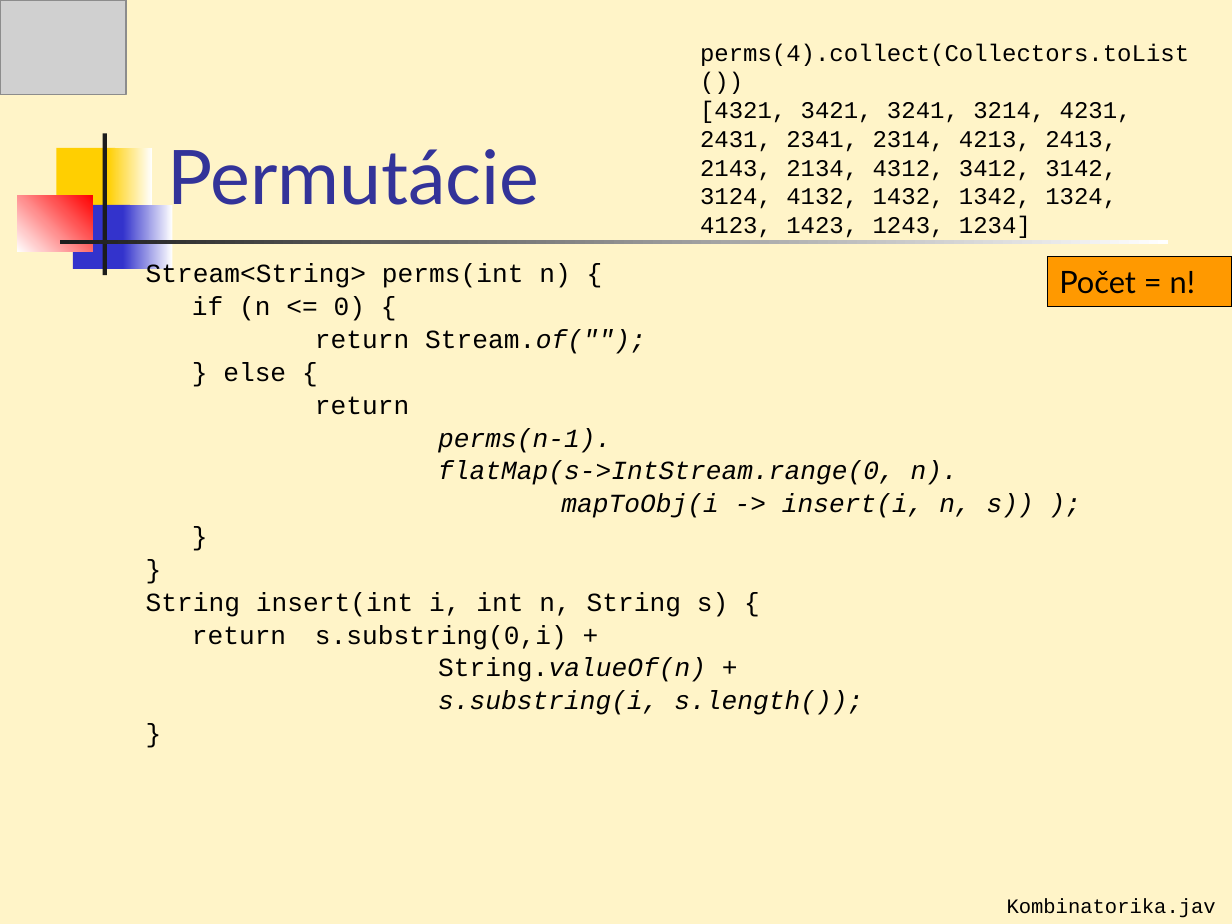
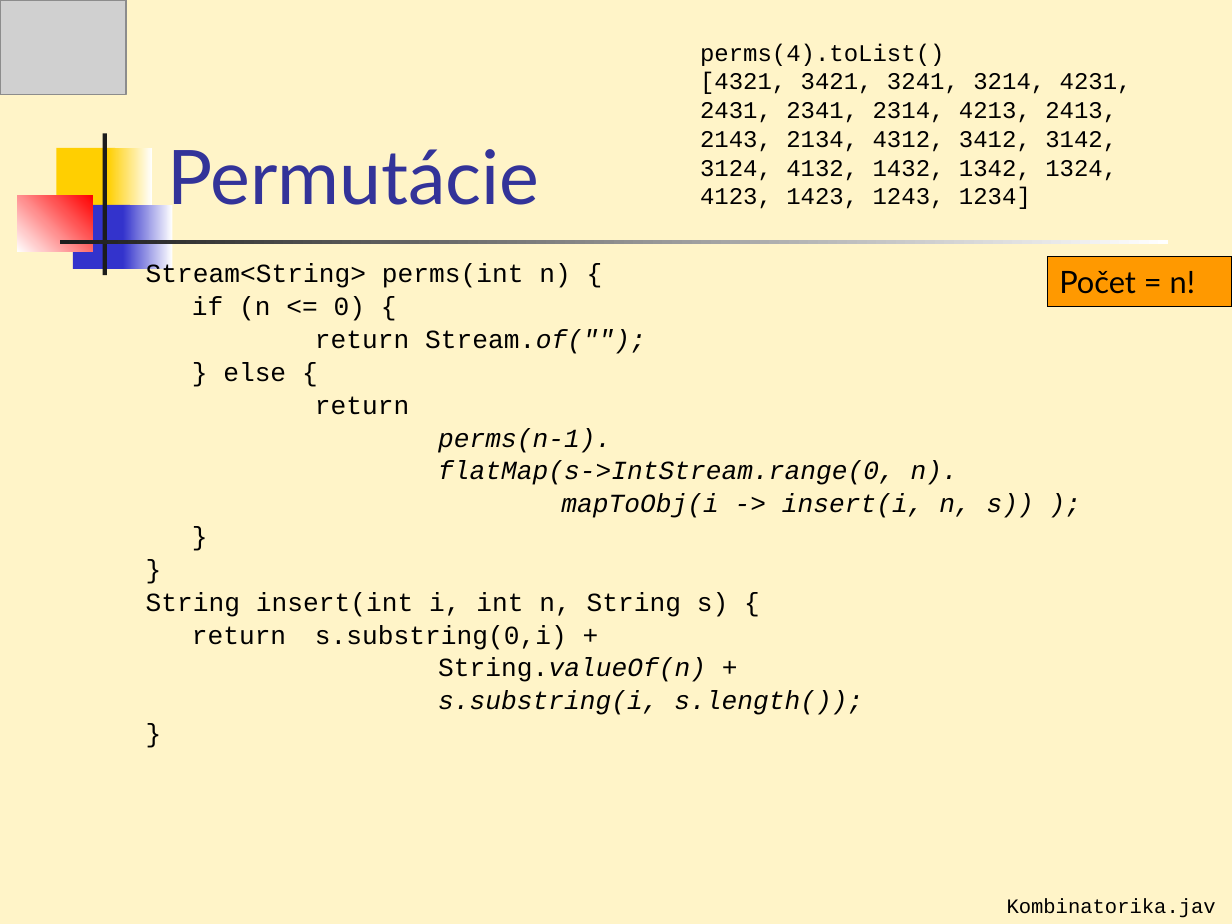
Before and after one commit to Programovanie4/Prednasky, a slide deck: slide 39 of 07/07_java.ppt. Drawn at 1232x924 pixels with LibreOffice and Linux fonts; fonts in the diff are those of the drawing; grey boxes stand for pictures. Boxes give left, top, right and bottom in pixels: in the first picture for what was removed or moved away, otherwise in the second. Text is boxed around its words. In the diff, an @@ line names an element or a change of style, - is before the commit and + after.

```diff
--- a/07/07_java.ppt
+++ b/07/07_java.ppt
@@ text at bbox=[700, 43, 945, 66]: text changed @@
-perms(4).collect(Collectors.toList())
+perms(4).toList()
```
Also in this commit, not shown: 12 other slides changed, 3 other files.
